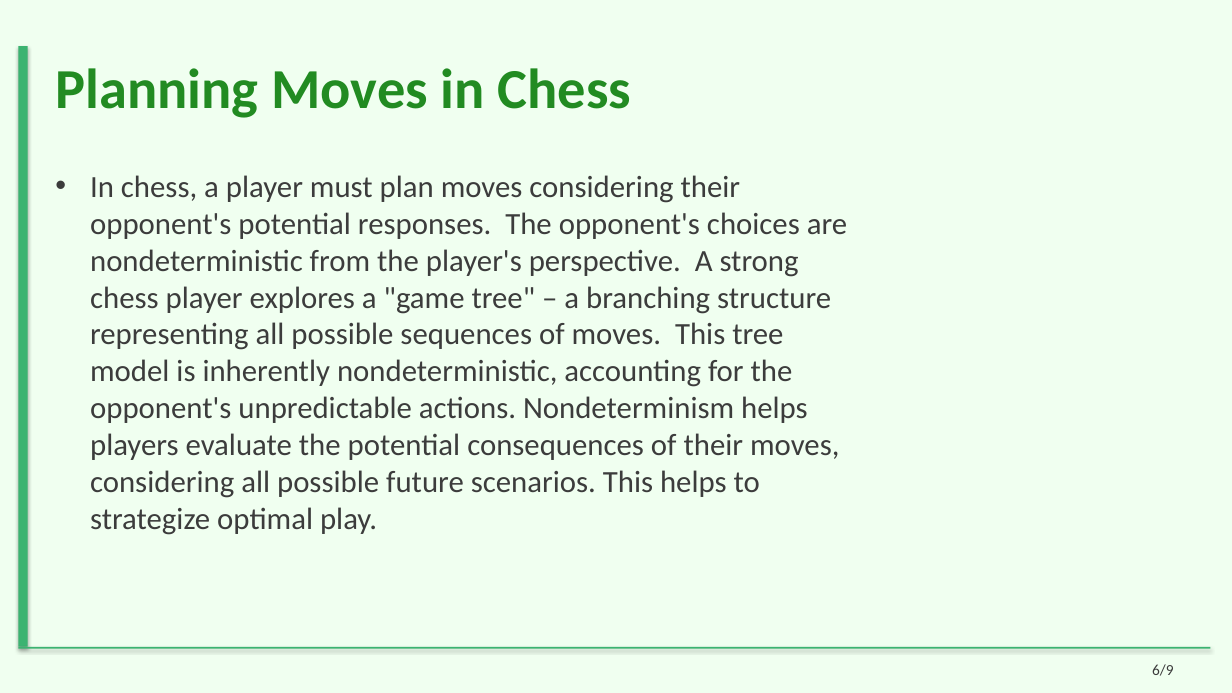
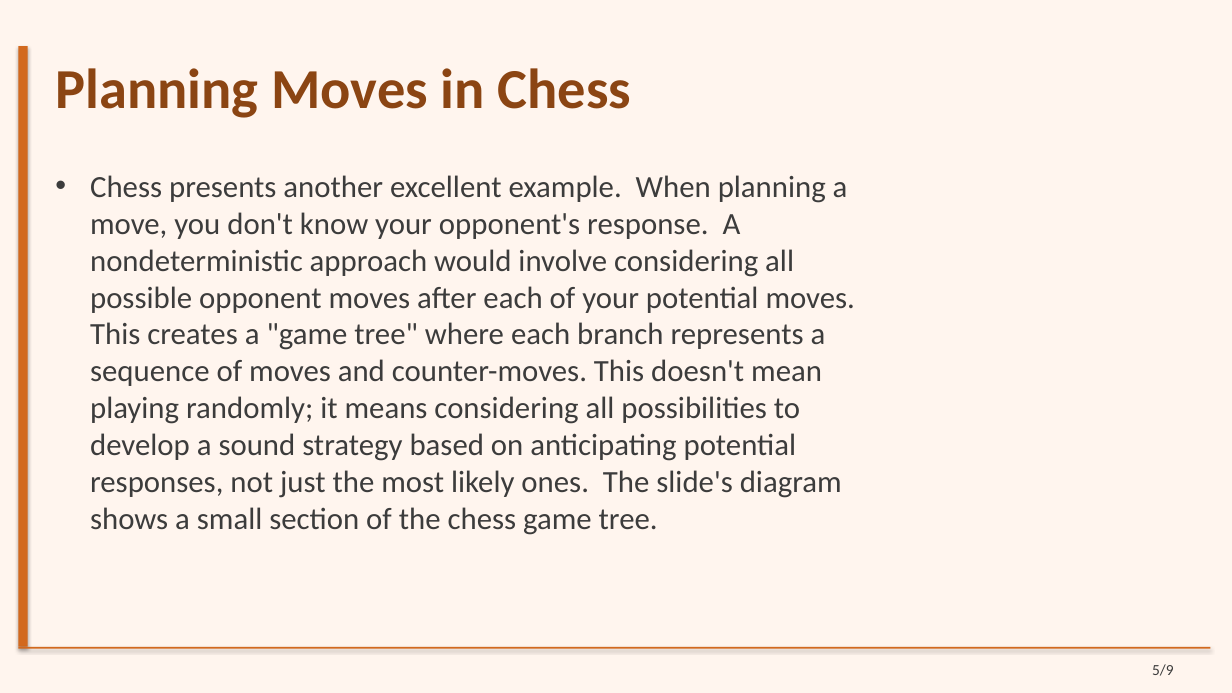
Before and after one commit to sanskarsri26/pdf-to-lecture, a slide deck: slide 5 of Styled_Slides.pptx (slide 6 before the commit). Drawn at 1232x693 pixels with LibreOffice and Linux fonts; fonts in the diff are those of the drawing. Boxes give left, top, right and bottom in pixels: in the first picture for what was removed or moved away, otherwise in the second. Text is boxed around its words. In the diff, an @@ line names an element or a change of style, - is before the commit and + after.

```diff
--- a/Styled_Slides.pptx
+++ b/Styled_Slides.pptx
@@ background #F0FFF0 to #FFF5EE @@
@@ title "Planning Moves in Chess" at <box>55,68,631,118</box>: text colour #228B22 to #8B4513 @@
@@ rectangle at <box>18,46,28,647</box>: fill #3CB371 to #D2691E @@
@@ text at <box>90,175,855,535</box>: text changed @@
-• In chess, a player must plan moves considering their opponent's potential responses. The opponent's choices are nondeterministic from the player's perspective. A strong chess player explores a "game tree" – a branching structure representing all possible sequences of moves. This tree model is inherently nondeterministic, accounting for the opponent's unpredictable actions. Nondeterminism helps players evaluate the potential consequences of their moves, considering all possible future scenarios. This helps to strategize optimal play.
+• Chess presents another excellent example. When planning a move, you don't know your opponent's response. A nondeterministic approach would involve considering all possible opponent moves after each of your potential moves. This creates a "game tree" where each branch represents a sequence of moves and counter-moves. This doesn't mean playing randomly; it means considering all possibilities to develop a sound strategy based on anticipating potential responses, not just the most likely ones. The slide's diagram shows a small section of the chess game tree.
@@ rectangle at <box>18,647,1211,649</box>: fill #3CB371 to #D2691E @@
@@ text at <box>1152,664,1174,676</box>: text changed @@
-6/9
+5/9
```
Also in this commit, not shown: 7 other slides changed, 1 slide added, 1 slide removed, 21 other files.
